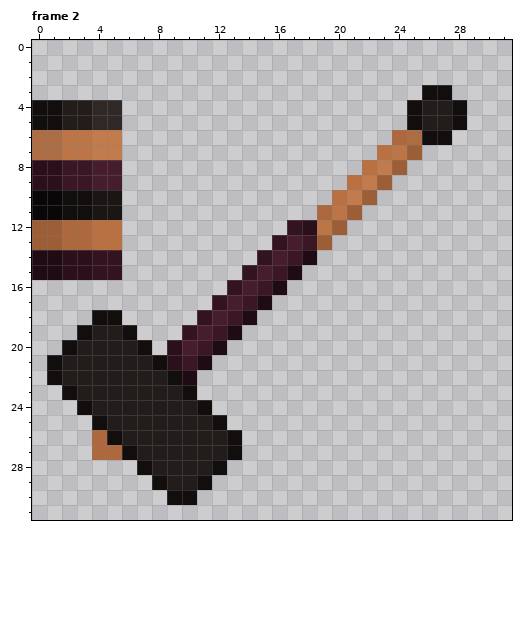
Pixel-art file, stored at Assets/TCCHD2D/Art/Sprites/Objs/spr_hammer_simple.aseprite. The first picture shows the starting point.
32x32 pixels, 2 frames. Colours within 5 levels of each other are drawn and written as one. Shown: frame 2. The commit also changed other frames, which this record leaves out.
The same view after the edit:
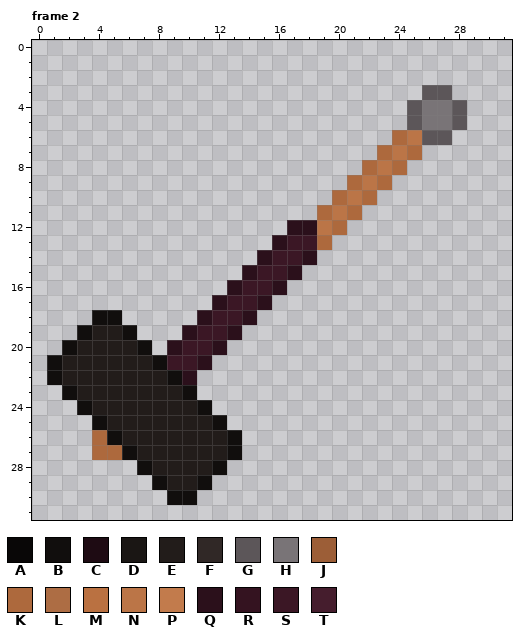
Palette (. is transparent): A #090707  B #110e0d  C #1e0b13  D #1a1614  E #221c1a  F #302826  G #5c5659  H #797477  J #9c5e37  K #ad693d  L #ad6d44  M #ba7141  N #bb7547  P #c27b4c  Q #2b101b  R #341320  S #3b1725  T #451d2d
Change:
layer "pallets" now hidden
--- frame 2
@@ x 0..31 @@
  2 ................................
- 3 ..........................BB....
- 4 BBEEFF...................BEEB...
- 5 BBEEFF...................BEEB...
- 6 LLNNPP..................KLBB....
- 7 LLNNPP.................MNJ......
- 8 QQSSTT................MPJ.......
- 9 QQSSTT...............MPJ........
-10 AABBDD..............MPJ.........
-11 AABBDD.............KNJ..........
-12 JJKKMM...........RQNJ...........
-13 JJKKMM..........RTSJ............
-14 CCQQRR.........RTSC.............
-15 CCQQRR........RTSC..............
-16 .............RTSC...............
-17 ............RTSC................
-18 ....BB.....RTSC.................
-19 ...BEEB...RTSC..................
-20 ..BEEEEB.QTSC...................
-21 .BEEEEEEBQSC....................
-22 .BEEEEEEEBC.....................
+ 3 ..........................GG....
+ 4 .........................GHHG...
+ 5 .........................GHHG...
+ 6 ........................KNGG....
+ 7 .......................KNK......
+ 8 ......................KNK.......
+ 9 .....................KNK........
+10 ....................KNK.........
+11 ...................KNK..........
+12 .................QQNK...........
+13 ................QSSK............
+14 ...............QSSQ.............
+15 ..............QSSQ..............
+16 .............QSSQ...............
+17 ............QSSQ................
+18 ....BB.....QSSQ.................
+19 ...BEEB...QSSQ..................
+20 ..BEEEEB.QSSQ...................
+21 .BEEEEEEBSSQ....................
+22 .BEEEEEEEBQ.....................
 23 ..BEEEEEEEB.....................
Pixel boxes of the changes (left, top, right, bottom) in both pictures:
changed: (167, 85, 467, 385)
erased: (32, 100, 122, 280)
